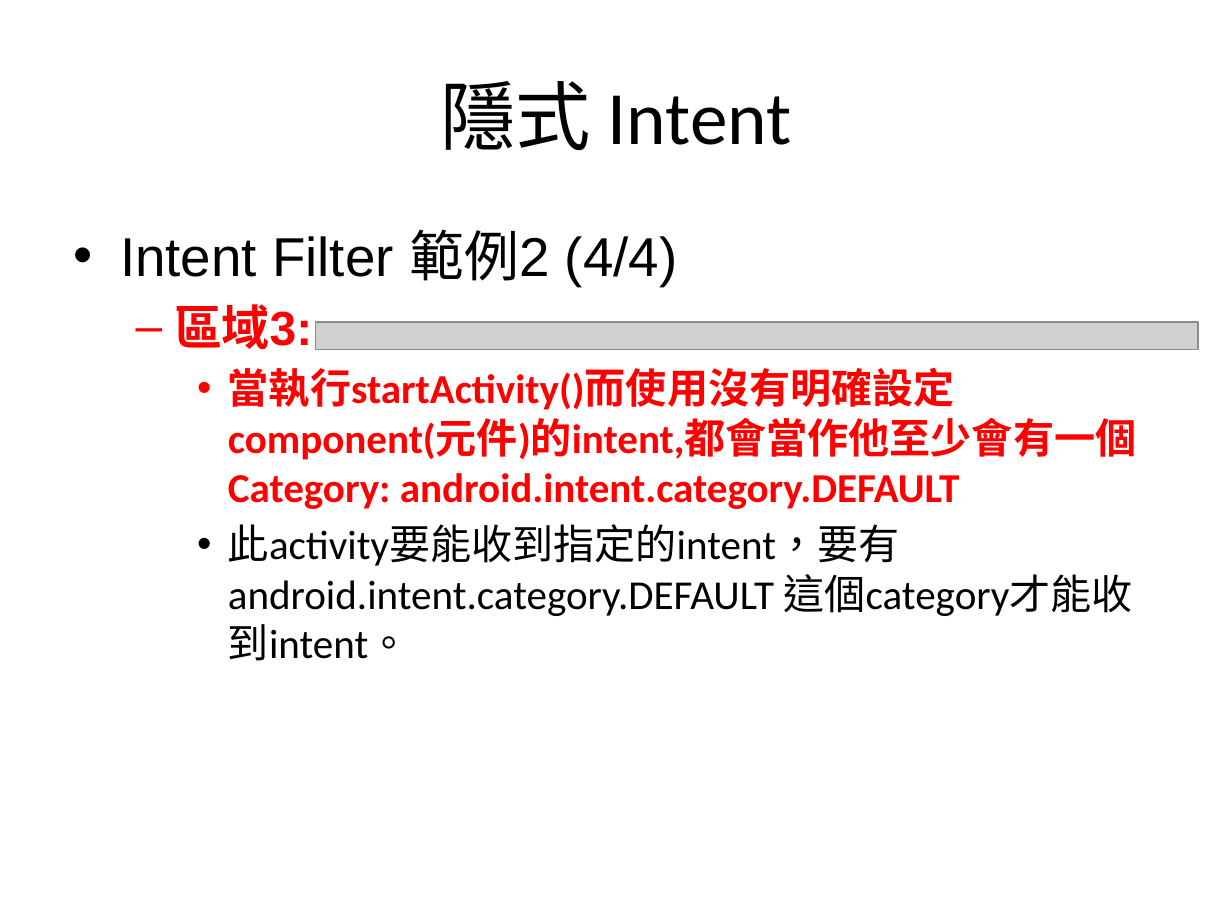
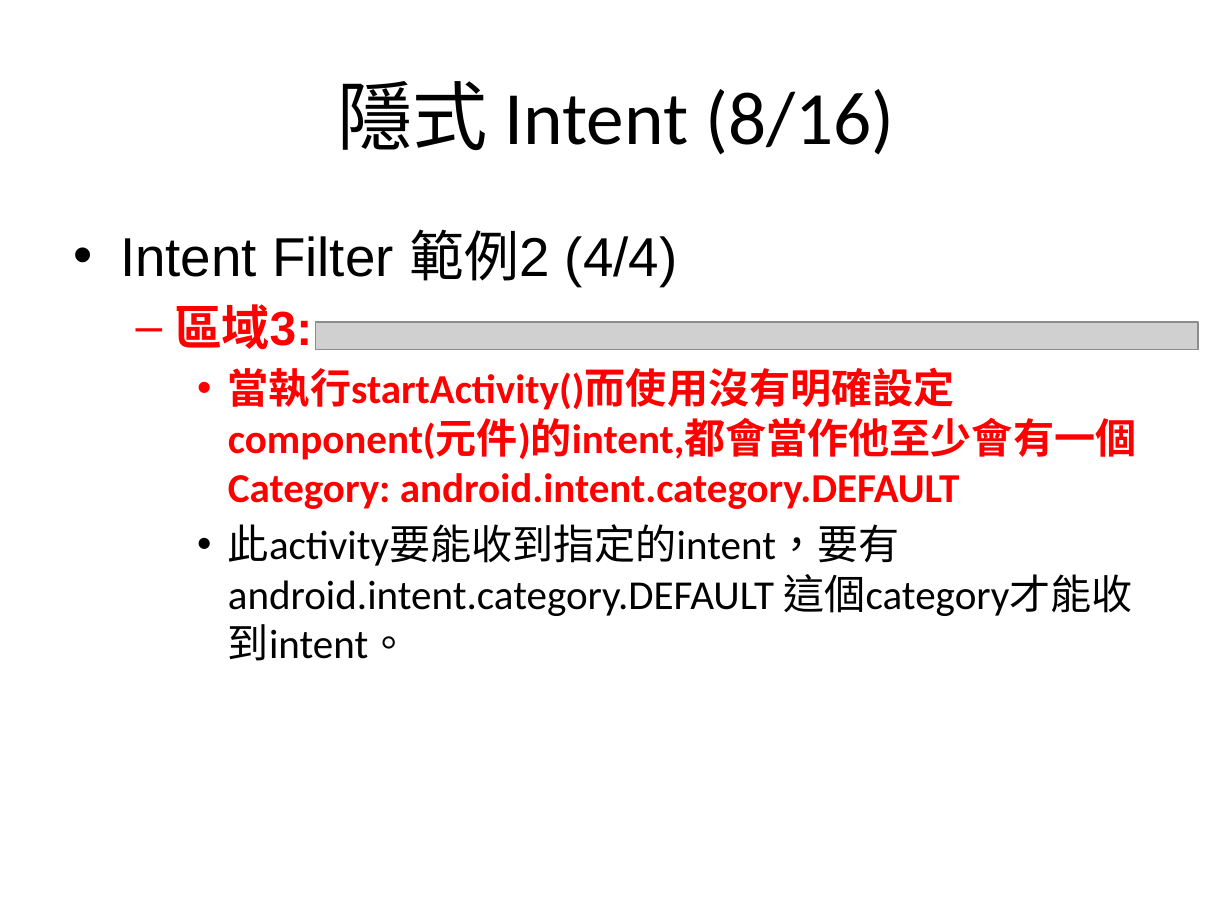
Before and after one commit to sonnyshih/AndroidDemoSample, a slide deck: slide 12 of CustomerUIDemo/Intent and Intent Filter instruction.pptx. Drawn at 1232x924 pixels with LibreOffice and Linux fonts; fonts in the diff are those of the drawing; grey boxes stand for pictures. Boxes give left, top, right and bottom in pixels: in the first picture for what was removed or moved away, otherwise in the second. Text is boxed around its words. In the diff, an @@ line names an element or a change of style, - is before the commit and + after.

Commit message:
Add the Intent filter demo.

```diff
--- a/CustomerUIDemo/Intent and Intent Filter instruction.pptx
+++ b/CustomerUIDemo/Intent and Intent Filter instruction.pptx
@@ title at <box>337,81,894,155</box>: text changed @@
-隱式 Intent
+隱式 Intent (8/16)
```
Also in this commit, not shown: 8 other slides changed, 8 slides added, 10 other files.
